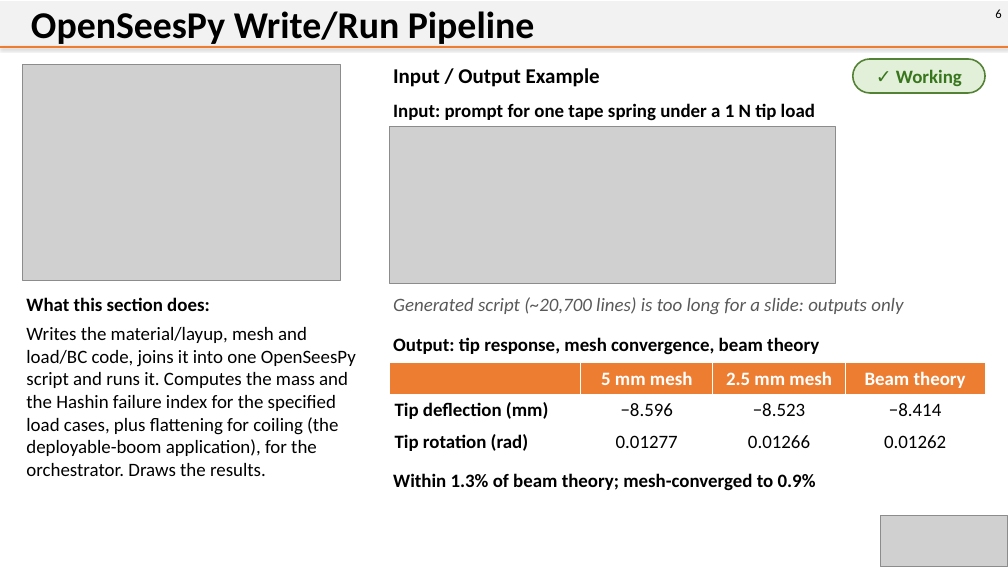
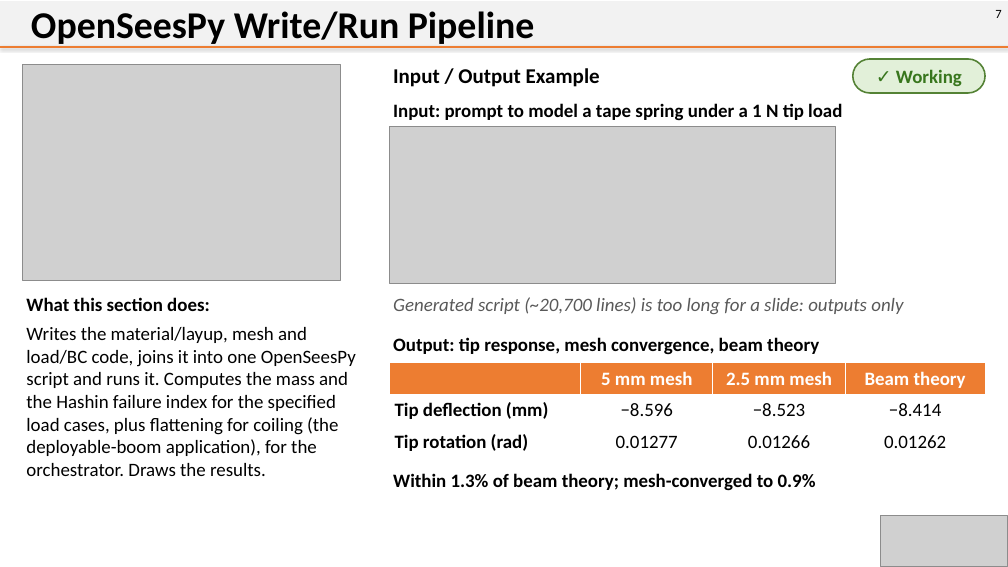
Before and after one commit to citgitfr/BenazzoVenkatadri_ThinShellSims, a slide deck: slide 7 of Lab Report 3/Lab Report 3 Demonstration of Agent System.pptx (slide 6 before the commit). Drawn at 1008x567 pixels with LibreOffice and Linux fonts; fonts in the diff are those of the drawing; grey boxes stand for pictures. Boxes give left, top, right and bottom in pixels: in the first picture for what was removed or moved away, otherwise in the second. Text is boxed around its words. In the diff, an @@ line names an element or a change of style, - is before the commit and + after.

```diff
--- a/Lab Report 3/Lab Report 3 Demonstration of Agent System.pptx
+++ b/Lab Report 3/Lab Report 3 Demonstration of Agent System.pptx
@@ text at [995, 10, 1001, 18]: text changed @@
-6
+7
@@ text at [393, 103, 842, 121]: text changed @@
-Input: prompt for one tape spring under a 1 N tip load
+Input: prompt to model a tape spring under a 1 N tip load
```
Also in this commit, not shown: 12 other slides changed, 1 slide added, 9 other files.
